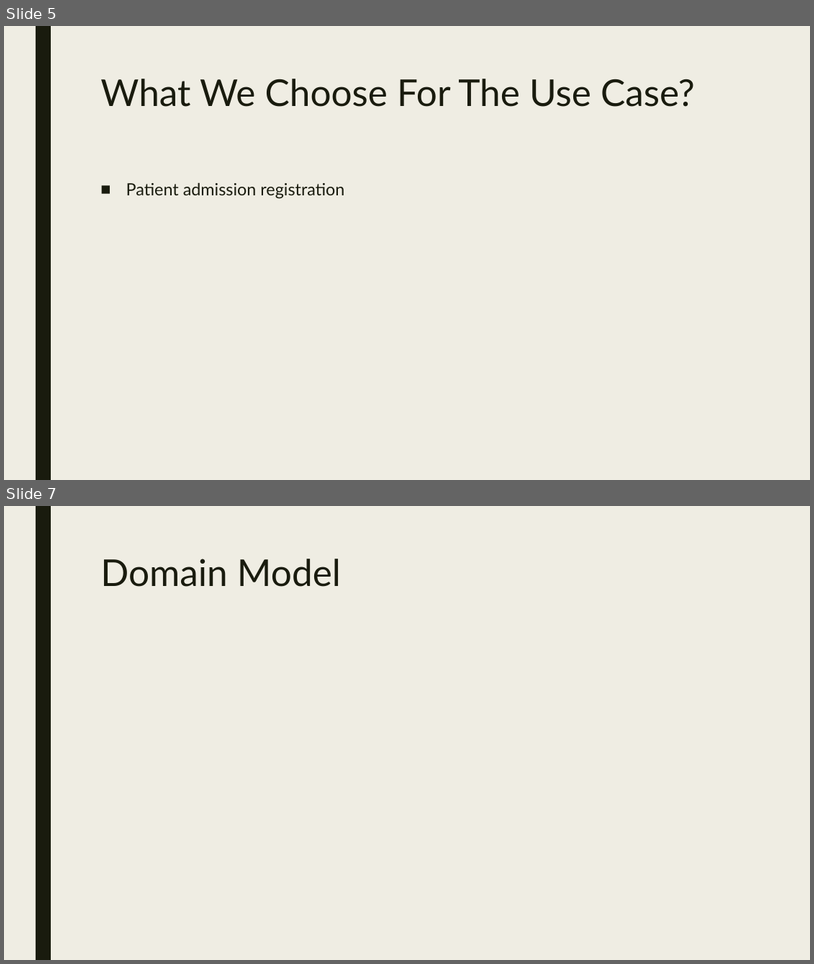
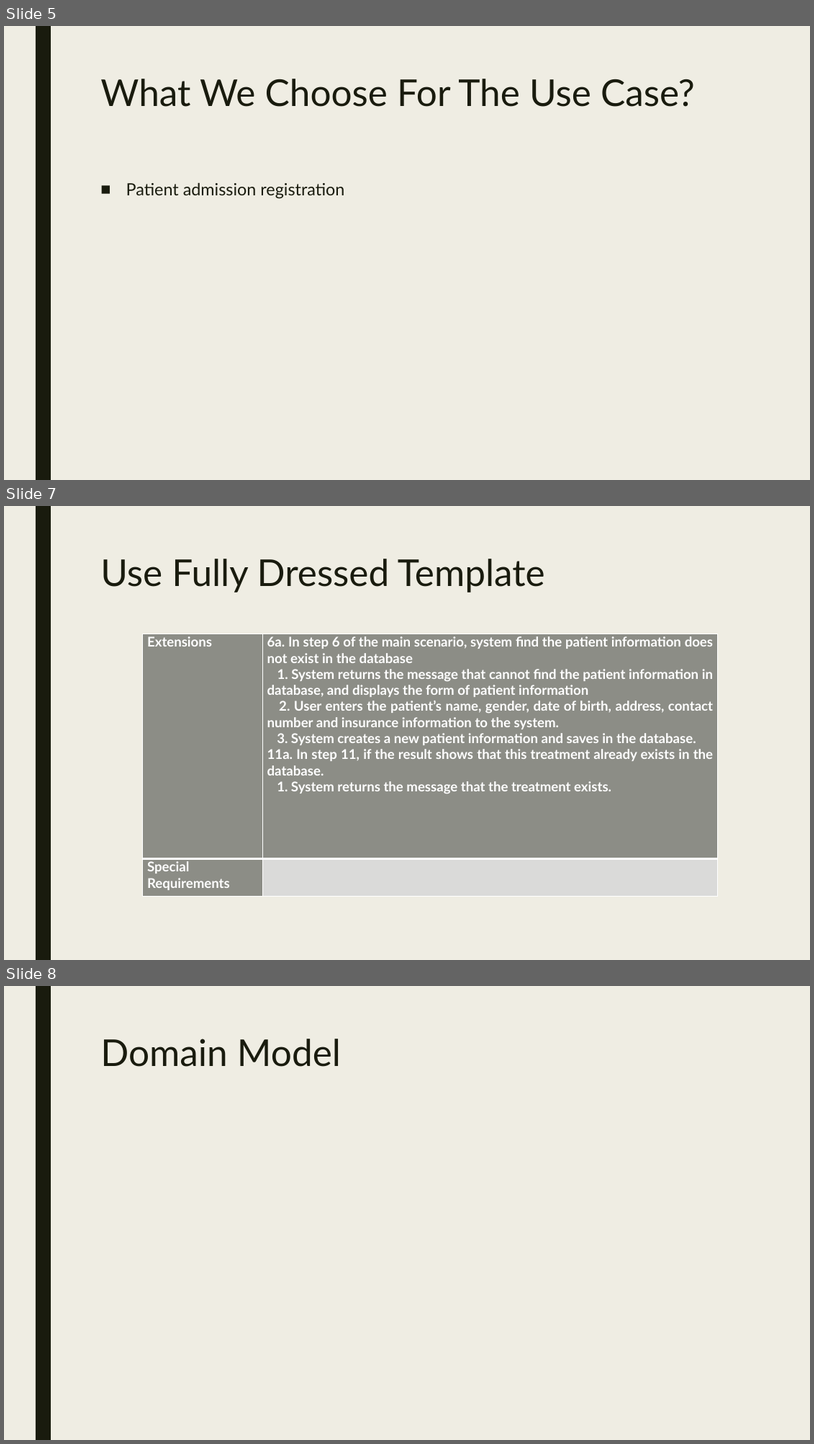
Before and after one commit to hlj1010/HEALTH-CASTLE, a slide deck: Presentation/Software Design Methods Slide.pptx. Shown one above the other, each under a label of ours: slides 5 and 7 before the commit, slides 5, 7 and 8 after it; the slides between them are not shown. The pictures are 814x964 and 814x1444 pixels, drawn with LibreOffice and Linux fonts; fonts in the diff are those of the drawing. Boxes give left, top, right and bottom in pixels: in the first picture for what was removed or moved away, otherwise in the second. Text is boxed around its words. In the diff, an @@ line names an element or a change of style, - is before the commit and + after.

Commit message:
update

```diff
--- a/Presentation/Software Design Methods Slide.pptx
+++ b/Presentation/Software Design Methods Slide.pptx
@@ slide 7 added at box(4, 506, 810, 960), background #EFEDE3; not listed: 1 template element that a slide beside it also shows @@
@@ title added at box(100, 559, 545, 592), 44 pt, text #191B0E @@
+Use Fully Dressed Template
@@ table added at box(143, 633, 718, 896), 2 rows, 2 columns @@
+Extensions | 6a. In step 6 of the main scenario, system find the patient information does not exist in the database / 1. System returns the message that cannot find the patient information in database, and displays the form of patient information / 2. User enters the patient’s name, gender, date of birth, address, contact number and insurance information to the system. / 3. System creates a new patient information and saves in the database. / 11a. In step 11, if the result shows that this treatment already exists in the database. / 1. System returns the message that the treatment exists.
+Special Requirements | 
@@ what was slide 7 is now slide 8 @@
```
Also in this commit, not shown: 1 slide changed.
